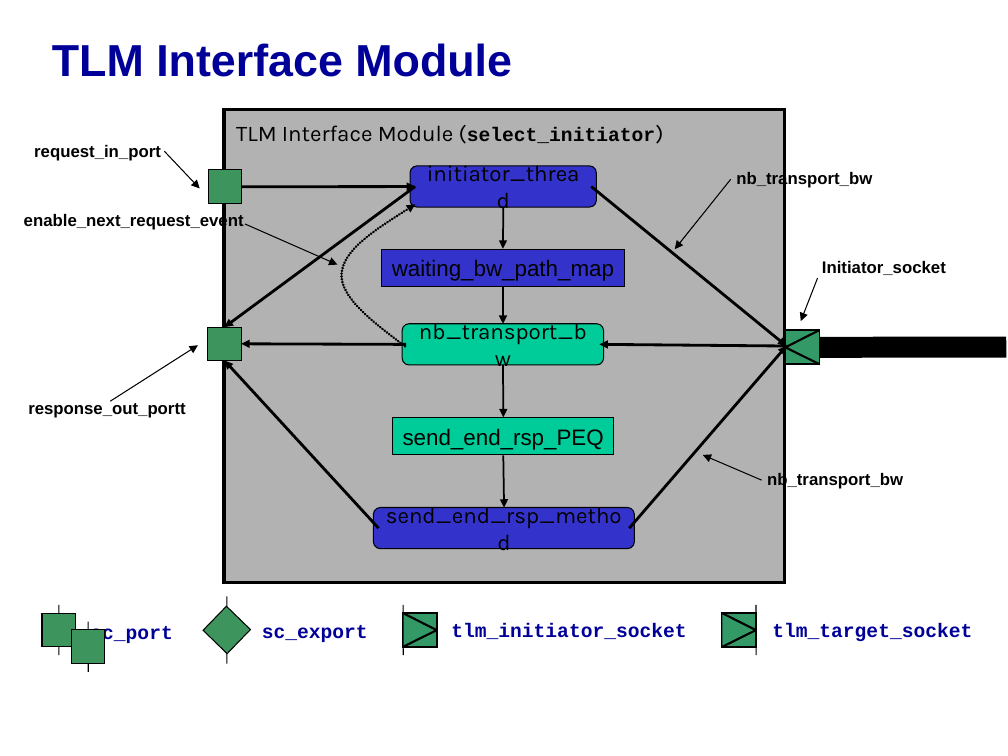
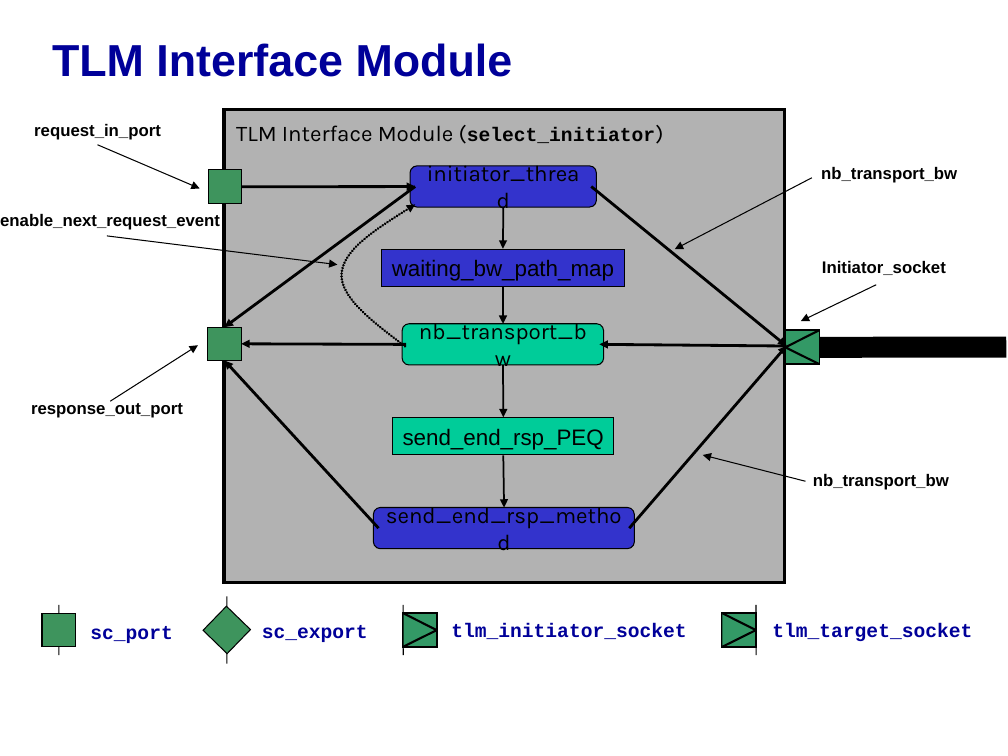
Before and after one commit to accellera-official/systemc, a slide deck: slide 8 of examples/tlm/at_1_phase/docs/at_1_phase_example_system.ppt. Drawn at 1008x756 pixels with LibreOffice and Linux fonts; fonts in the diff are those of the drawing; background and template pictures are left out. Boxes give left, top, right and bottom in pixels: in the first picture for what was removed or moved away, otherwise in the second. Text is boxed around its words. In the diff, an @@ line names an element or a change of style, - is before the commit and + after.

```diff
--- a/examples/tlm/at_1_phase/docs/at_1_phase_example_system.ppt
+++ b/examples/tlm/at_1_phase/docs/at_1_phase_example_system.ppt
@@ text "request_in_port" moved from (x1=34, y1=145, x2=161, y2=161) to (x1=34, y1=124, x2=161, y2=140) @@
@@ arrow moved from (164, 151) - (200, 188) to (98, 145) - (200, 188) @@
@@ arrow moved from (731, 179) - (674, 249) to (811, 177) - (674, 249) @@
@@ text "nb_transport_bw" moved from (x1=736, y1=170, x2=872, y2=188) to (x1=821, y1=167, x2=957, y2=183) @@
@@ text "enable_next_request_event" moved from (x1=24, y1=212, x2=244, y2=230) to (x1=0, y1=214, x2=220, y2=230) @@
@@ arrow moved from (245, 224) - (338, 265) to (107, 236) - (338, 265) @@
@@ arrow moved from (817, 278) - (800, 322) to (876, 284) - (800, 322) @@
@@ text at (x1=31, y1=400, x2=183, y2=418): text changed @@
-response_out_portt
+response_out_port
@@ arrow moved from (762, 480) - (703, 455) to (805, 481) - (703, 455) @@
@@ text "nb_transport_bw" moved from (x1=767, y1=471, x2=903, y2=489) to (x1=813, y1=474, x2=949, y2=490) @@
@@ line removed from (89, 622) to (89, 672) @@
@@ rectangle removed at (x1=72, y1=630, x2=105, y2=663) @@
```
Also in this commit, not shown: 7 other slides changed, 5 other files.
